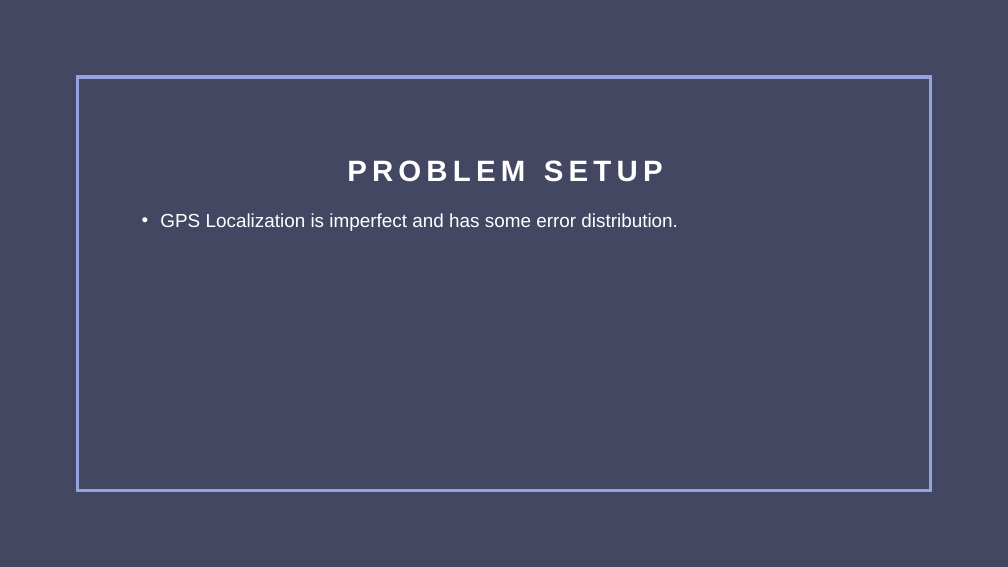
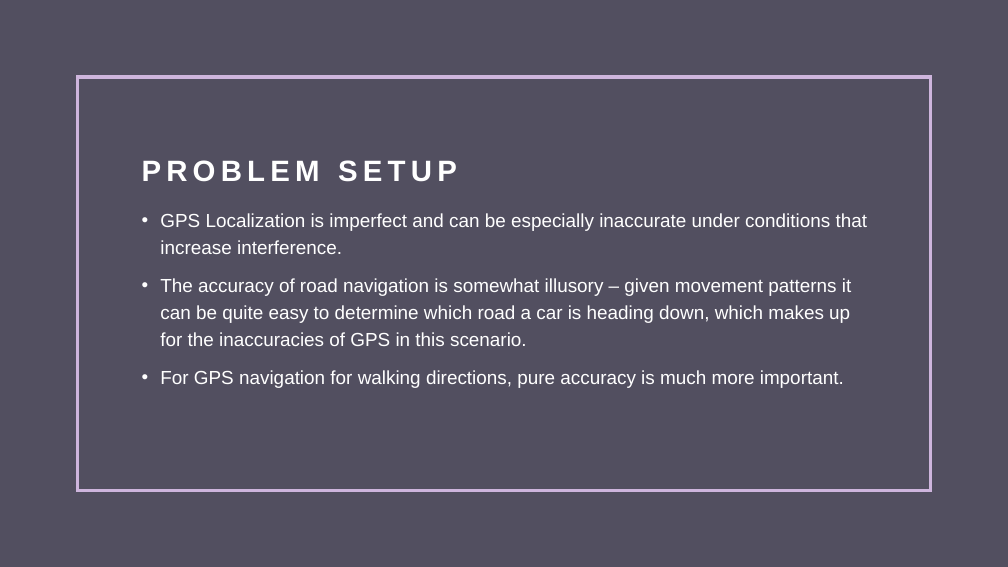
Before and after one commit to MarioShontz/GPS_DA, a slide deck: slide 3 of An Adventure with the Ensemble Kalman Filter.pptx. Drawn at 1008x567 pixels with LibreOffice and Linux fonts; fonts in the diff are those of the drawing. Boxes give left, top, right and bottom in pixels: in the first picture for what was removed or moved away, otherwise in the second. Text is boxed around its words. In the diff, an @@ line names an element or a change of style, - is before the commit and + after.

```diff
--- a/An Adventure with the Ensemble Kalman Filter.pptx
+++ b/An Adventure with the Ensemble Kalman Filter.pptx
@@ background #444863 to #515060 @@
@@ rectangle at [77, 77, 931, 490]: outline #95A4DE 3 pt to #CEB5DD 3 pt @@
@@ title "PROBLEM SETUP" at [142, 160, 457, 182]: alignment centre to left @@
@@ text at [160, 213, 867, 388]: text changed @@
-• GPS Localization is imperfect and has some error distribution.
+• GPS Localization is imperfect and can be especially inaccurate under conditions that increase interference.
+• The accuracy of road navigation is somewhat illusory – given movement patterns it can be quite easy to determine which road a car is heading down, which makes up for the inaccuracies of GPS in this scenario.
+• For GPS navigation for walking directions, pure accuracy is much more important.
```
Also in this commit, not shown: 2 other slides changed, 7 slides added, 5 other files.
